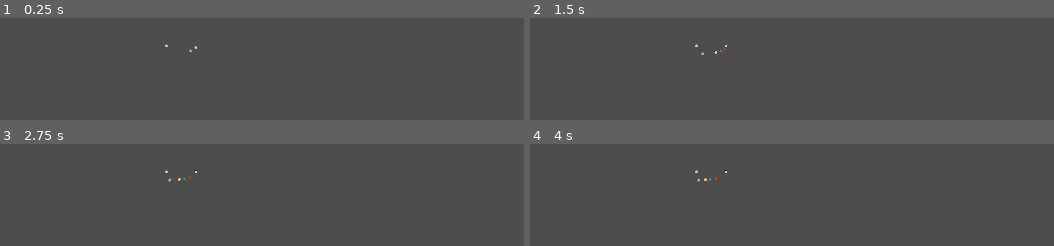
Above: before the commit, frames 1-4 (two rows, left to right).
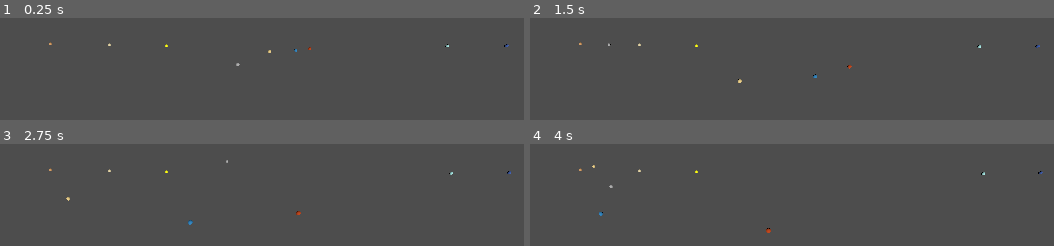
Above: after the commit, the same moments.

Repository: alexgag876200/Projet-Final-Systeme-solaire
Game: Godot game, scene res://système_solaire.tscn
Two runs of this game, one before a commit and one after it. Both use one fixed random seed, a clock stepped at 60 frames per second and the inputs below.
Inputs:
- Up to frame 1 (0.25 s): no input
- Up to frame 2 (1.5 s): tap Enter at 0.5 s; tap Space at 1.25 s
- Up to frame 3 (2.75 s): tap Enter at 2 s
- Up to frame 4 (4 s): tap Space at 3.5 s

The runs differ from the first frame. In frame 1, 0.2% of the frame differs, in the area x 9-98%, y 23-48%; in frame 2, 0.2%; in frame 3, 0.3%, in the area x 9-98%, y 15-80%; in frame 4, 0.2%.
Error before the commit: Invalid assignment of property or key 'name' with value of type 'Nil' on a base object of type 'Node3D (mouvement_astre.gd)'. (res://mouvement_astre.gd:95)

Commit message:
accélération entres astres

Diff:
--- a/système-solaire/mouvement_astre.gd
+++ b/système-solaire/mouvement_astre.gd
@@ -2,7 +2,7 @@
 
 
 
-@export var centre_rotation: Node3D
+
 
 @export var autres_corps: Array[Node3D]
 
@@ -23,16 +23,16 @@
 
 
 @export_group("Paramètre de conversion simulation")
-@export var min_distance_simulee: float = 10
-@export var max_distance_simulee: float = 200
-@export var min_distance_reelle: float = 5e5
-@export var max_distance_reelle: float = 10e30
+@export var min_distance_simulee: float
+@export var max_distance_simulee: float
+@export var min_distance_reelle: float
+@export var max_distance_reelle: float
 
 @export_group("Paramètre de simulation")
 @export var periode_relative: float = 20.0
-@export var etapes_calcul_par_ecran: int = 10000
+@export var etapes_calcul_par_ecran: int = 100
 
-const masse_soleil :float =1.9884e30
+
 const G: float = 6.673e-11
 
 var distance_entre_astre: Vector3
@@ -72,7 +72,7 @@
 
 	return position_reelle.normalized() * facteur_distance_simulee
 
-func données_planètes(data: Dictionary) :
+func donnees_planetes(data: Dictionary) :
 	demi_grand_axe = data["demi_grand_axe"]
 	excentricite = data["excentricite"]
 	inclinaison = data["inclinaison"]
@@ -88,13 +88,16 @@
 
 
 
-func assignation_données_planètes(data:Array):
 
-	for donnees in data:
-		if donnees["nom"] == self.name:
-			self.name = données_planètes(donnees)
+func assignation_donnees_planete() -> void:
 
+	for corps in donnees.DONNEES_CORPS:
+		print("Data :", corps["nom"])
+		if corps["nom"] == self.name:
+
+			donnees_planetes(corps)
 			return
+
 
 
 
@@ -148,7 +151,7 @@
 
 func _ready() -> void:
 
-	assignation_données_planètes(donnees.DONNEES_CORPS)
+	assignation_donnees_planete()
 	periode = periode_orbitale
 	r_i = Vector3(perihelie, 0, 0)
 	v_i = Vector3(0, 0, vitesse_perihelie * 1000.0)
--- a/système-solaire/système_solaire.tscn
+++ b/système-solaire/système_solaire.tscn
@@ -20,39 +20,69 @@
 shadow_enabled = true
 sky_mode = 1
 
-[node name="Soleil" parent="." unique_id=1213070534 node_paths=PackedStringArray("centre_rotation") instance=ExtResource("1_odjec")]
+[node name="Soleil" parent="." unique_id=1213070534 node_paths=PackedStringArray("autres_corps") instance=ExtResource("1_odjec")]
 script = ExtResource("3_uqj0e")
-centre_rotation = NodePath(".")
+autres_corps = [NodePath("../Mercure"), NodePath("../Vénus"), NodePath("../Terre"), NodePath("../Mars"), NodePath("../jupiter"), NodePath("../saturne"), NodePath("../Uranus"), NodePath("../Neptune")]
 
-[node name="Mercure" parent="." unique_id=1895002169 node_paths=PackedStringArray("centre_rotation") instance=ExtResource("2_mtdwt")]
+[node name="Mercure" parent="." unique_id=1895002169 node_paths=PackedStringArray("autres_corps") instance=ExtResource("2_mtdwt")]
 script = ExtResource("3_uqj0e")
-centre_rotation = NodePath("../Soleil")
+autres_corps = [NodePath("../Soleil"), NodePath("../Vénus"), NodePath("../Terre"), NodePath("../Mars"), NodePath("../jupiter"), NodePath("../saturne"), NodePath("../Uranus"), NodePath("../Neptune")]
+min_distance_simulee = 25.0
+max_distance_simulee = 30.0
+max_distance_reelle = 69800000000.0
 
-[node name="Vénus" parent="." unique_id=1275429055 node_paths=PackedStringArray("centre_rotation") instance=ExtResource("3_471bu")]
+[node name="Vénus" parent="." unique_id=1275429055 node_paths=PackedStringArray("autres_corps") instance=ExtResource("3_471bu")]
 script = ExtResource("3_uqj0e")
-centre_rotation = NodePath("../Soleil")
-min_distance_reelle = 1.0
+autres_corps = [NodePath("../Soleil"), NodePath("../Mercure"), NodePath("../Terre"), NodePath("../Mars"), NodePath("../jupiter"), NodePath("../saturne"), NodePath("../Uranus"), NodePath("../Neptune")]
+min_distance_simulee = 32.0
+max_distance_simulee = 38.0
+min_distance_reelle = 107000000000.0
+max_distance_reelle = 109000000000.0
 
-[node name="Terre" parent="." unique_id=1264067127 node_paths=PackedStringArray("centre_rotation") instance=ExtResource("4_uqj0e")]
+[node name="Terre" parent="." unique_id=1264067127 node_paths=PackedStringArray("autres_corps") instance=ExtResource("4_uqj0e")]
 script = ExtResource("3_uqj0e")
-centre_rotation = NodePath("../Soleil")
+autres_corps = [NodePath("../Soleil"), NodePath("../Mercure"), NodePath("../Vénus"), NodePath("../Mars"), NodePath("../jupiter"), NodePath("../saturne"), NodePath("../Uranus"), NodePath("../Neptune")]
+min_distance_simulee = 42.0
+max_distance_simulee = 44.0
+min_distance_reelle = 147100000000.0
+max_distance_reelle = 152100000000.0
 
-[node name="Mars" parent="." unique_id=1149372289 node_paths=PackedStringArray("centre_rotation") instance=ExtResource("5_fuldb")]
+[node name="Mars" parent="." unique_id=1149372289 node_paths=PackedStringArray("autres_corps") instance=ExtResource("5_fuldb")]
 script = ExtResource("3_uqj0e")
-centre_rotation = NodePath("../Soleil")
+autres_corps = [NodePath("../Soleil"), NodePath("../Mercure"), NodePath("../Vénus"), NodePath("../Terre"), NodePath("../jupiter"), NodePath("../saturne"), NodePath("../Uranus"), NodePath("../Neptune")]
+min_distance_simulee = 47.0
+max_distance_simulee = 52.0
+min_distance_reelle = 206600000000.0
+max_distance_reelle = 242000000000.0
 
-[node name="jupiter" parent="." unique_id=762818665 node_paths=PackedStringArray("centre_rotation") instance=ExtResource("6_olkoh")]
+[node name="jupiter" parent="." unique_id=762818665 node_paths=PackedStringArray("autres_corps") instance=ExtResource("6_olkoh")]
 script = ExtResource("3_uqj0e")
-centre_rotation = NodePath("../Soleil")
+autres_corps = [NodePath("../Soleil"), NodePath("../Mercure"), NodePath("../Vénus"), NodePath("../Terre"), NodePath("../Mars"), NodePath("../saturne"), NodePath("../Uranus"), NodePath("../Neptune")]
+min_distance_simulee = 57.0
+max_distance_simulee = 67.0
+min_distance_reelle = 740500000000.0
+max_distance_reelle = 816600000000.0
 
-[node name="saturne" parent="." unique_id=1972900681 node_paths=PackedStringArray("centre_rotation") instance=ExtResource("7_7rptf")]
+[node name="saturne" parent="." unique_id=1972900681 node_paths=PackedStringArray("autres_corps") instance=ExtResource("7_7rptf")]
 script = ExtResource("3_uqj0e")
-centre_rotation = NodePath("../Soleil")
+autres_corps = [NodePath("../Soleil"), NodePath("../Mercure"), NodePath("../Vénus"), NodePath("../Terre"), NodePath("../Mars"), NodePath("../jupiter"), NodePath("../Uranus"), NodePath("../Neptune")]
+min_distance_simulee = 74.0
+max_distance_simulee = 85.0
+min_distance_reelle = 1352000000000.0
+max_distance_reelle = 1511000000000.0
 
-[node name="Uranus" parent="." unique_id=981561214 node_paths=PackedStringArray("centre_rotation") instance=ExtResource("8_ebwtv")]
+[node name="Uranus" parent="." unique_id=981561214 node_paths=PackedStringArray("autres_corps") instance=ExtResource("8_ebwtv")]
 script = ExtResource("3_uqj0e")
-centre_rotation = NodePath("../Soleil")
+autres_corps = [NodePath("../Soleil"), NodePath("../Mercure"), NodePath("../Vénus"), NodePath("../Terre"), NodePath("../Mars"), NodePath("../jupiter"), NodePath("../saturne"), NodePath("../Neptune")]
+min_distance_simulee = 95.0
+max_distance_simulee = 105.0
+min_distance_reelle = 2741000000000.0
+max_distance_reelle = 3004000000000.0
 
-[node name="Neptune" parent="." unique_id=1056707836 node_paths=PackedStringArray("centre_rotation") instance=ExtResource("9_8r7bp")]
+[node name="Neptune" parent="." unique_id=1056707836 node_paths=PackedStringArray("autres_corps") instance=ExtResource("9_8r7bp")]
 script = ExtResource("3_uqj0e")
-centre_rotation = NodePath("../Soleil")
+autres_corps = [NodePath("../Soleil"), NodePath("../Mercure"), NodePath("../Vénus"), NodePath("../Terre"), NodePath("../Mars"), NodePath("../jupiter"), NodePath("../saturne"), NodePath("../Uranus")]
+min_distance_simulee = 115.0
+max_distance_simulee = 125.0
+min_distance_reelle = 4477000000000.0
+max_distance_reelle = 4545000000000.0
Not shown, removed: système-solaire/solar_system_variables.html
